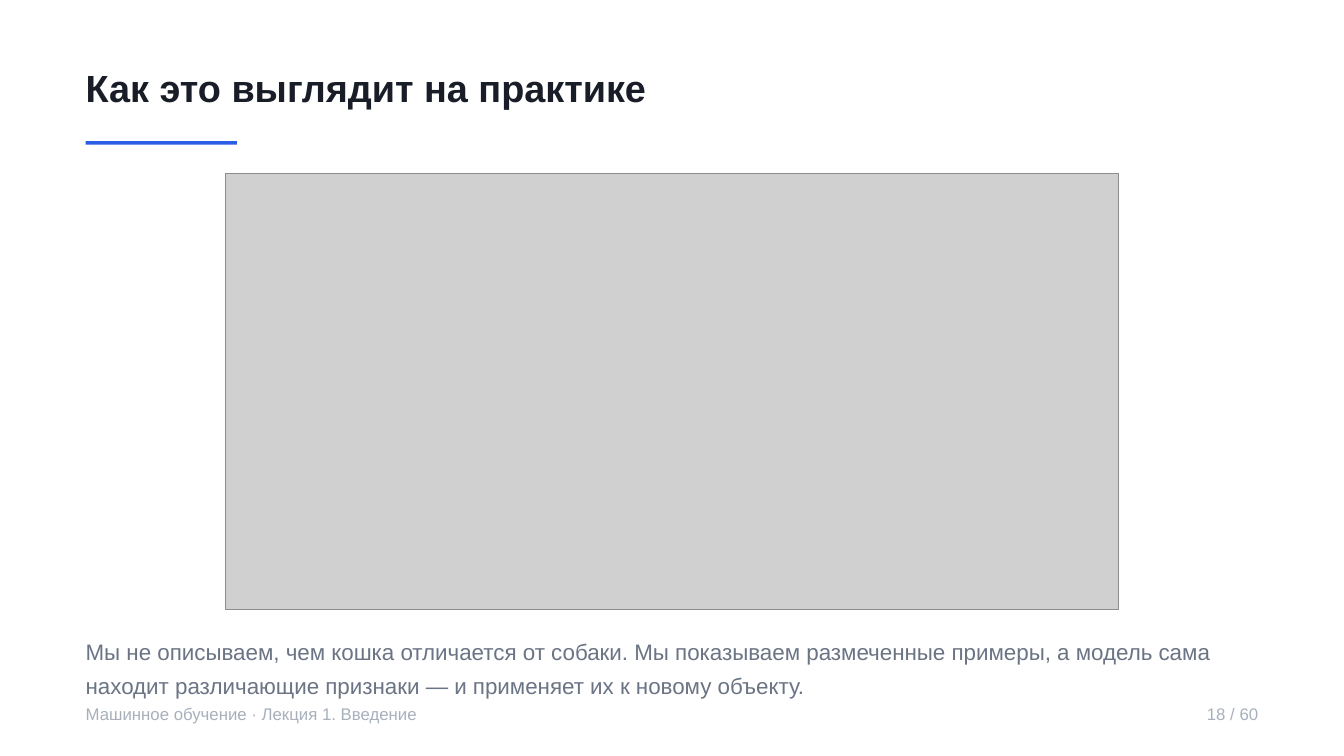
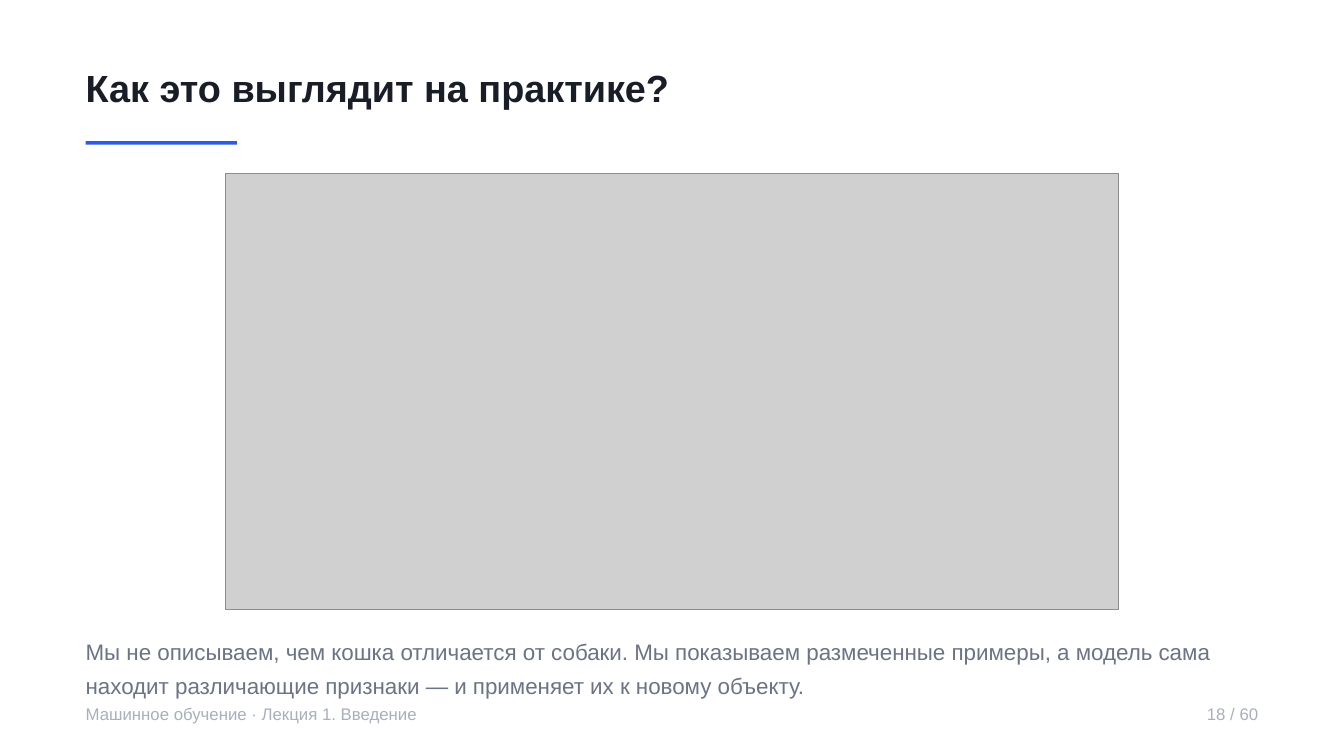
Before and after one commit to rustam-azimov/ml-course-spbu, a slide deck: slide 18 of lectures/lecture01.pptx. Drawn at 1344x756 pixels with LibreOffice and Linux fonts; fonts in the diff are those of the drawing; grey boxes stand for pictures. Boxes give left, top, right and bottom in pixels: in the first picture for what was removed or moved away, otherwise in the second. Text is boxed around its words. In the diff, an @@ line names an element or a change of style, - is before the commit and + after.

```diff
--- a/lectures/lecture01.pptx
+++ b/lectures/lecture01.pptx
@@ text at (86, 75, 669, 109): text changed @@
-Как это выглядит на практике
+Как это выглядит на практике?
```
Also in this commit, not shown: 13 other slides changed, 2 other files.
